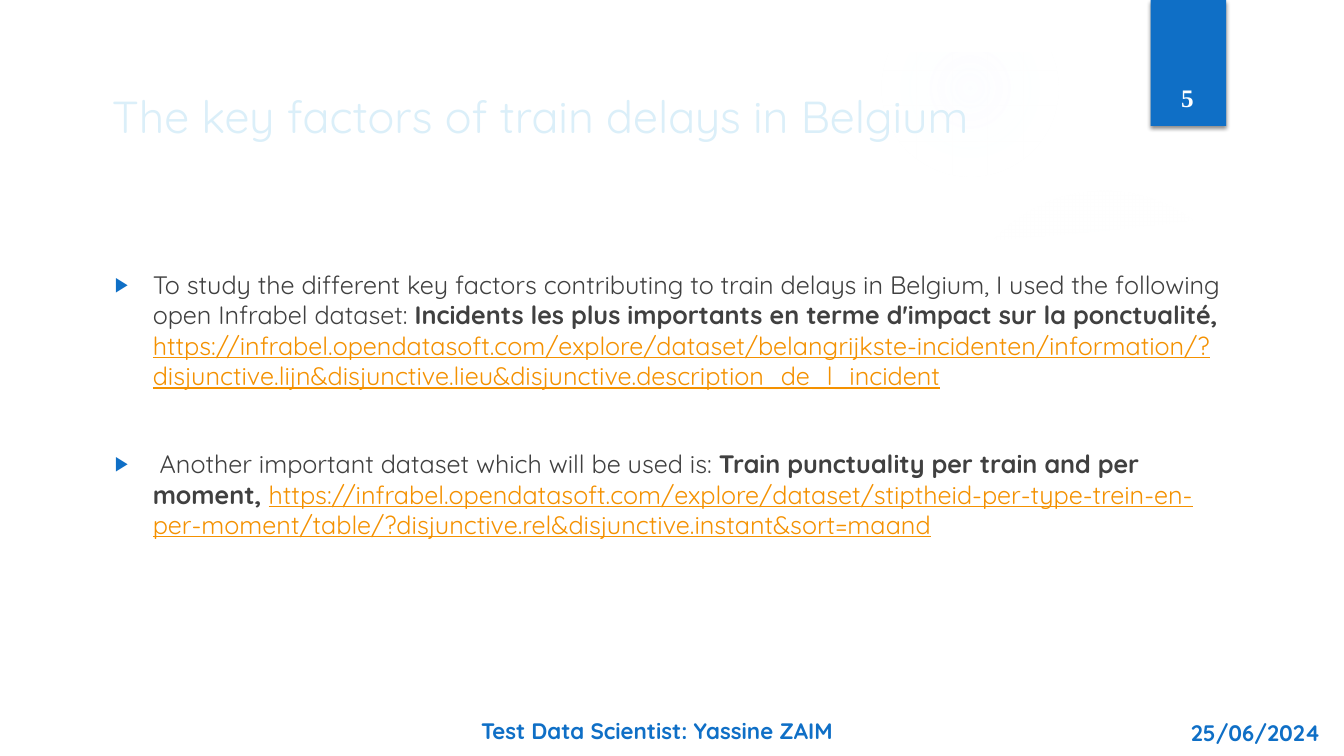
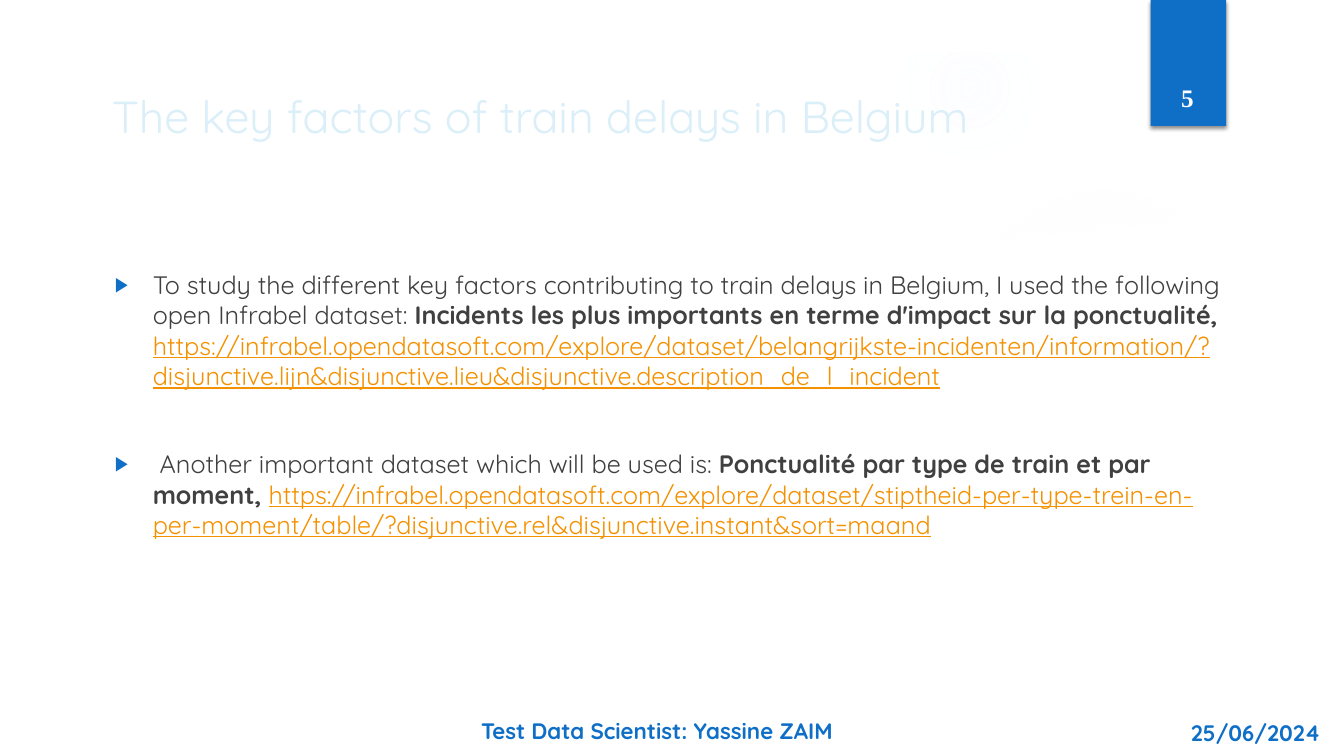
Before and after one commit to ZaimYassine/Ypto-test-Yassine-Zaim, a slide deck: slide 5 of Test_Data_Scientist_Yassine_ZAIM.pptx. Drawn at 1344x756 pixels with LibreOffice and Linux fonts; fonts in the diff are those of the drawing; background and template pictures are left out. Boxes give left, top, right and bottom in pixels: in the first picture for what was removed or moved away, otherwise in the second. Text is boxed around its words. In the diff, an @@ line names an element or a change of style, - is before the commit and + after.

```diff
--- a/Test_Data_Scientist_Yassine_ZAIM.pptx
+++ b/Test_Data_Scientist_Yassine_ZAIM.pptx
@@ text at bbox=[153, 454, 1193, 539]: text changed @@
-▶ Another important dataset which will be used is: Train punctuality per train and per moment, https://infrabel.opendatasoft.com/explore/dataset/stiptheid-per-type-trein-en-per-moment/table/?disjunctive.rel&disjunctive.instant&sort=maand
+▶ Another important dataset which will be used is: Ponctualité par type de train et par moment, https://infrabel.opendatasoft.com/explore/dataset/stiptheid-per-type-trein-en-per-moment/table/?disjunctive.rel&disjunctive.instant&sort=maand
```
Also in this commit, not shown: 11 other slides changed, 1 slide added, 2 other files.
